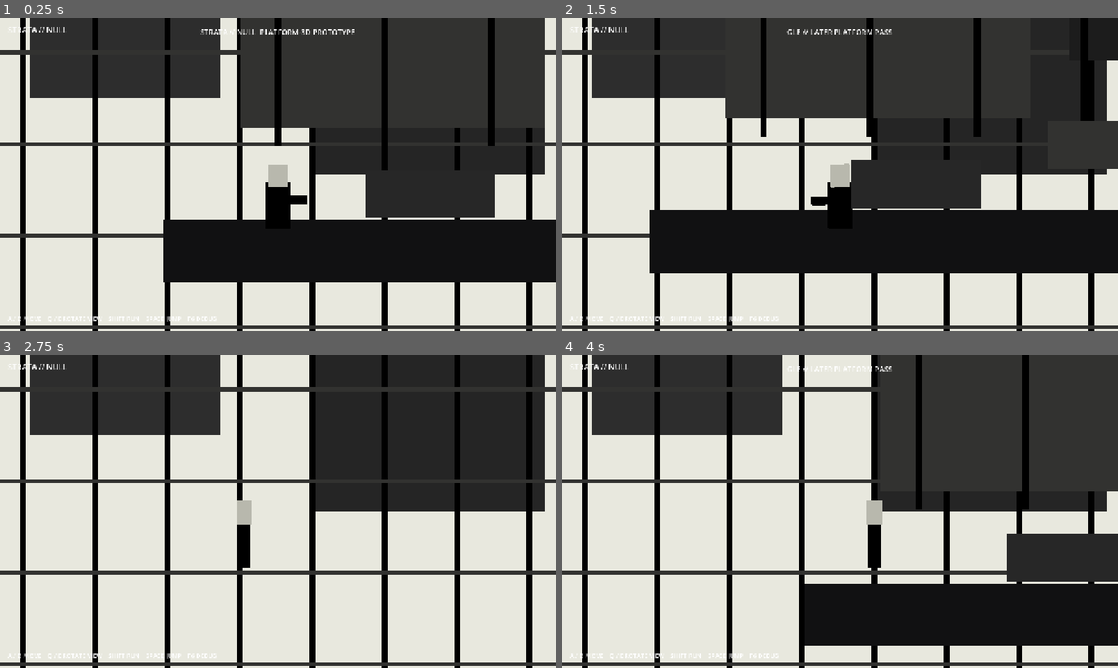
Above: before the commit, frames 1-4 (two rows, left to right).
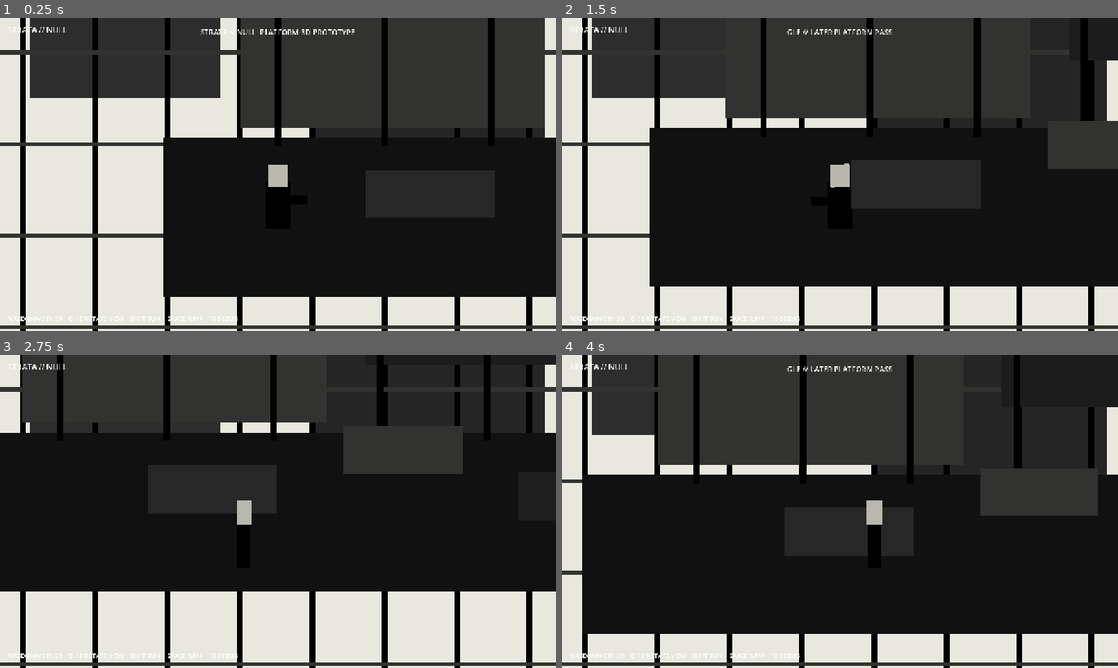
Above: after the commit, the same moments.

Repository: qcimport1337-sketch/STRATA_NULL_BUILD
Game: Godot game, scene res://scenes/main.tscn
Same seed, same stepped clock (60 frames per second), same inputs: the game is played once before the commit and once after it.
Inputs (mouse positions are in pixels of both pictures, inside the frame that each line leads up to):
- Up to frame 1 (0.25 s): no input
- Up to frame 2 (1.5 s): move the mouse to (962, 158) at 0.52 s; hold D (move_right) 0.53-1.28 s; tap F (interact) at 0.6 s; tap Space (jump) at 0.77 s; move the mouse to (728, 190) at 1.27 s; hold S (move_back) from 1.28 s (still down); click (728, 190) at 1.35 s
- Up to frame 3 (2.75 s): tap Space (jump) at 1.52 s; move the mouse to (333, 442) at 2.02 s; release S (move_back) at 2.03 s; hold D (move_right) from 2.03 s (still down); hold Shift (sprint) from 2.03 s (still down)
- Up to frame 4 (4 s): move the mouse to (812, 574) at 2.77 s; release D (move_right) at 2.78 s; release Shift (sprint) at 2.78 s; hold W (move_forward) 2.78-3.53 s; tap F (interact) at 2.85 s; tap Space (jump) at 3.02, 3.77 s; move the mouse to (1006, 558) at 3.52 s; hold A (move_left) from 3.53 s (still down); click (1006, 558) at 3.6 s

The runs differ from the first frame. In frame 1, 12% of the frame differs, in the area x 1-100%, y 38-98%; in frame 2, 15%; in frame 3, 43%; in frame 4, 43%, in the area x 1-100%, y 0-98%.
Error before the commit: Invalid call. Nonexistent function 'set_traversal_plane' in base 'CharacterBody3D (StrataPlayer)'. (res://scripts/main.gd:178)

Commit message:
Rebuild movement as Mario-RPG-style 3D depth under 2D presentation

Diff:
--- a/scripts/main.gd
+++ b/scripts/main.gd
@@ -104,7 +104,7 @@
     world.add_child(sun)
 
     # SEGMENT A: classic side-view platforming along world X.
-    _box("A_Floor", Vector3(0,-0.30,0), Vector3(22,0.6,3.0), Color(0.08,0.08,0.085))
+    _box("A_Floor", Vector3(0,-0.30,-2.5), Vector3(22,0.6,10.0), Color(0.08,0.08,0.085))
     _box("A_Platform1", Vector3(-4.0,1.3,0), Vector3(3.4,0.35,2.6), Color(0.16,0.16,0.16))
     _box("A_Platform2", Vector3(1.0,2.4,0), Vector3(3.1,0.35,2.6), Color(0.20,0.20,0.19))
     _box("A_Platform3", Vector3(5.4,1.1,0), Vector3(2.8,0.35,2.6), Color(0.13,0.13,0.135))
@@ -116,10 +116,10 @@
         _box("A_BackRib%d" % i, Vector3(-8.0 + i*2.8,4.0,-7.0), Vector3(0.18,8.0,0.18), Color(0.015,0.015,0.017), false)
 
     # Corner landing where the path physically turns 90 degrees in 3D.
-    _box("Corner", Vector3(10.5,0.0,-1.5), Vector3(3.0,0.45,6.0), Color(0.10,0.10,0.105))
+    _box("Corner", Vector3(10.5,0.0,-5.0), Vector3(7.0,0.45,11.0), Color(0.10,0.10,0.105))
 
     # SEGMENT B: same 2D platformer controls, but now the local plane runs along world -Z.
-    _box("B_Floor", Vector3(10.5,-0.30,-12.0), Vector3(3.0,0.6,20.0), Color(0.075,0.075,0.08))
+    _box("B_Floor", Vector3(10.5,-0.30,-12.0), Vector3(8.0,0.6,20.0), Color(0.075,0.075,0.08))
     _box("B_Platform1", Vector3(10.5,1.4,-8.0), Vector3(2.7,0.35,3.0), Color(0.18,0.18,0.18))
     _box("B_Platform2", Vector3(10.5,2.6,-13.0), Vector3(2.7,0.35,3.0), Color(0.22,0.22,0.21))
     _box("B_Platform3", Vector3(10.5,1.2,-18.0), Vector3(2.7,0.35,3.0), Color(0.14,0.14,0.145))
@@ -175,7 +175,6 @@
     camera = camera_rig.setup(player)
     camera_rig.global_position = Vector3(-8,2.2,9.0)
     player.setup(camera,self)
-    player.set_traversal_plane(Vector3.RIGHT, Vector3(0,0,0))
     camera_rig.set_quadrant(0)
 
 func _build_ui() -> void:
@@ -205,7 +204,7 @@
     var controls := Label.new()
     controls.set_anchors_preset(Control.PRESET_BOTTOM_LEFT)
     controls.position = Vector2(18,-38)
-    controls.text = "A / D MOVE    Q / E ROTATE VIEW    SHIFT RUN    SPACE JUMP    F6 DEBUG"
+    controls.text = "WASD MOVE IN 3D    Q / E ROTATE VIEW    SHIFT RUN    SPACE JUMP    F6 DEBUG"
     controls.add_theme_font_size_override("font_size", 14)
     ui.add_child(controls)
 
@@ -249,7 +248,6 @@
     wipe.color.a = 1.0
     camera_rig.set_quadrant(view_quadrant)
     var tangent := camera_rig.plane_tangent
-    player.set_traversal_plane(tangent, player.global_position)
     show_status("VIEW %s  //  Q/E ROTATE" % _view_name(), 0.9)
     var tween := create_tween()
     tween.tween_property(wipe, "color:a", 0.0, 0.16)
@@ -296,5 +294,4 @@
     view_quadrant = int(data.get("view_quadrant",0))
     player.restore(data.get("player",{}))
     camera_rig.set_quadrant(view_quadrant)
-    player.set_traversal_plane(camera_rig.plane_tangent, player.global_position)
     show_status("LOAD // RESTORED",1.0)
